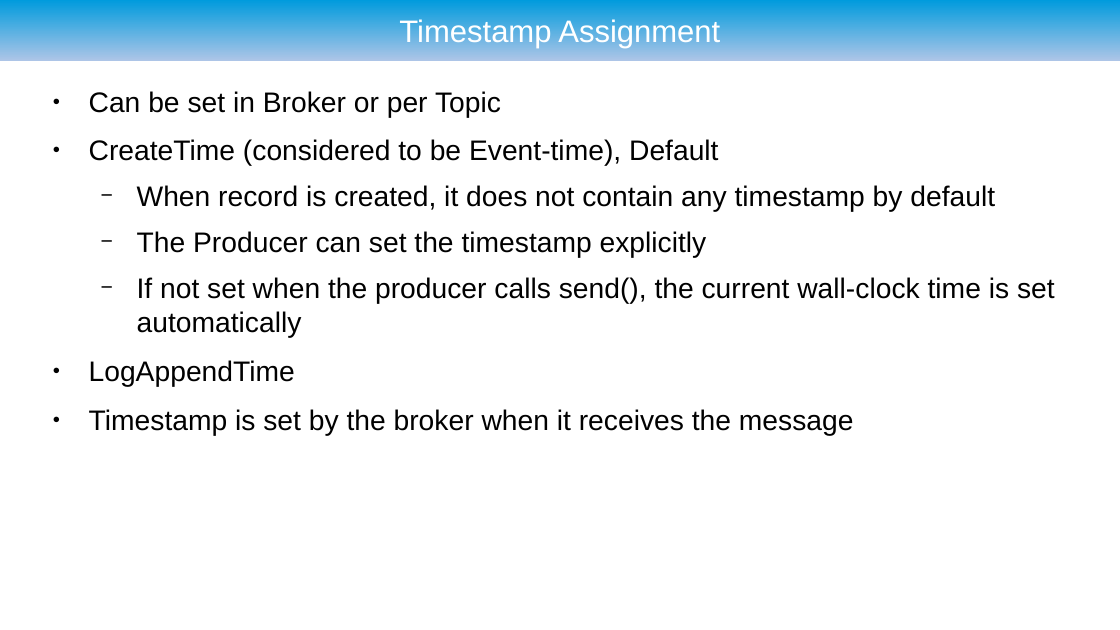
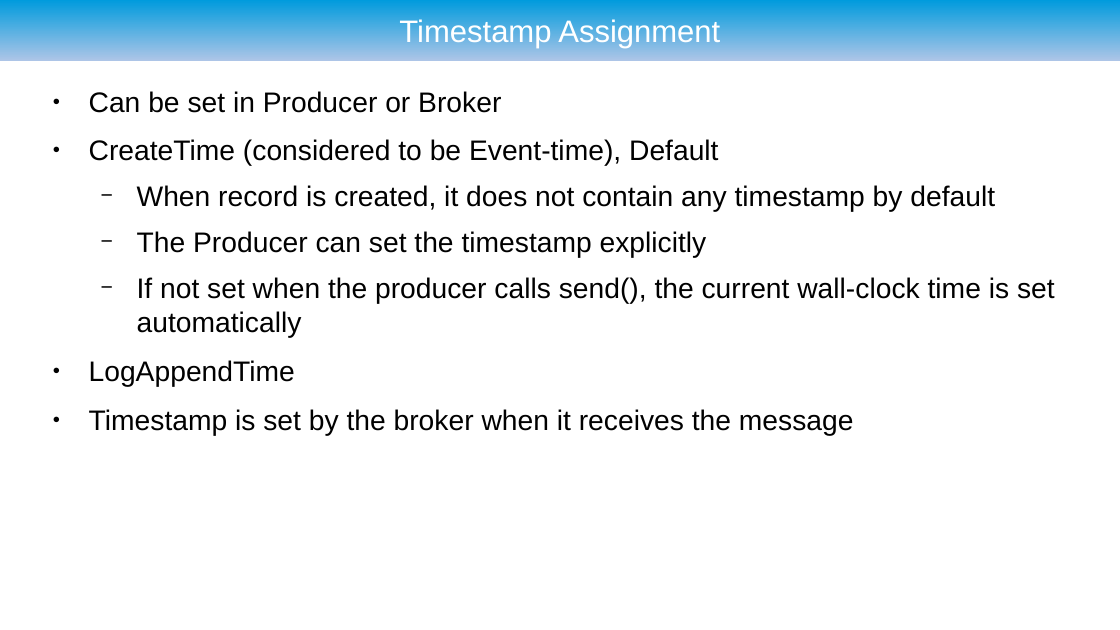
Before and after one commit to ryzlab/kafka-kompetensdag, a slide deck: slide 19 of doc/presentation-umejug.odp. Drawn at 1120x630 pixels with LibreOffice and Linux fonts; fonts in the diff are those of the drawing; background and template pictures are left out. Boxes give left, top, right and bottom in pixels: in the first picture for what was removed or moved away, otherwise in the second. Text is boxed around its words. In the diff, an @@ line names an element or a change of style, - is before the commit and + after.

```diff
--- a/doc/presentation-umejug.odp
+++ b/doc/presentation-umejug.odp
@@ text at [89,91,501,113]: text changed @@
-● Can be set in Broker or per Topic
+● Can be set in Producer or Broker
```
Also in this commit, not shown: 5 other slides changed, 4 slides added, 2 other files.
